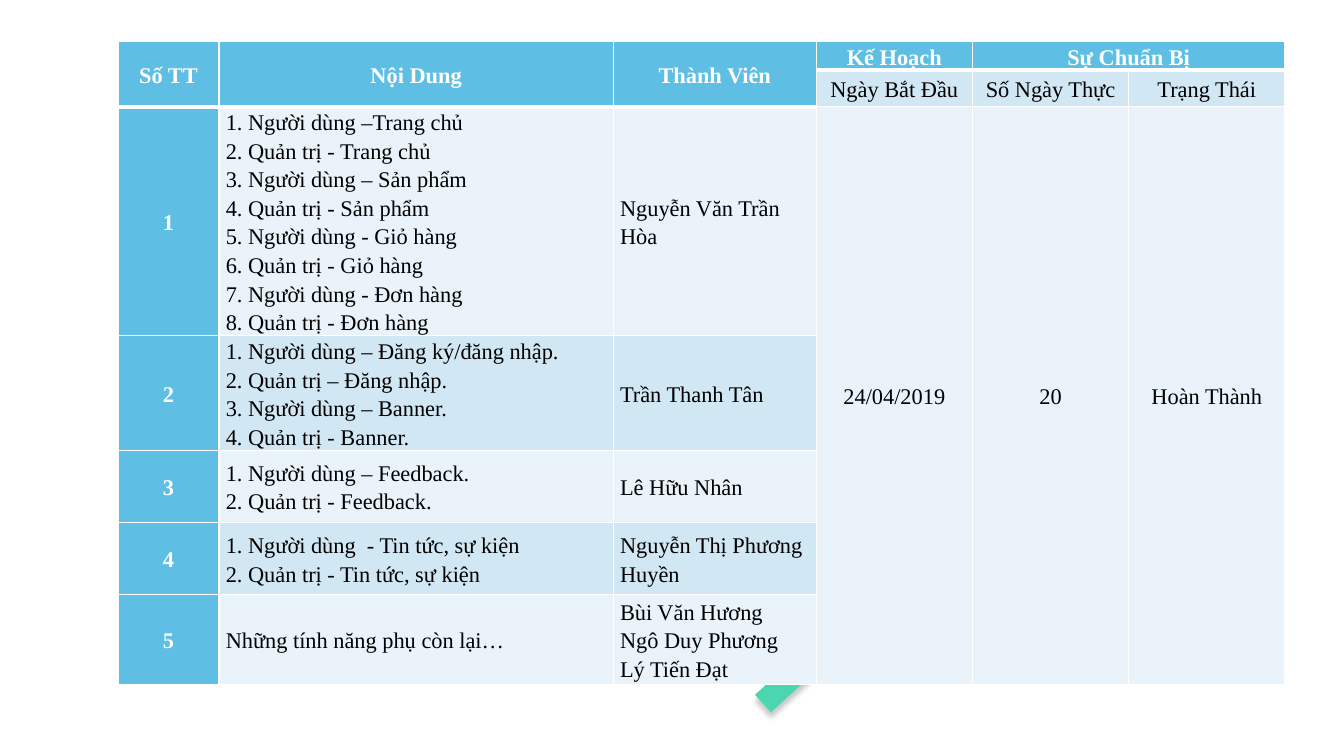
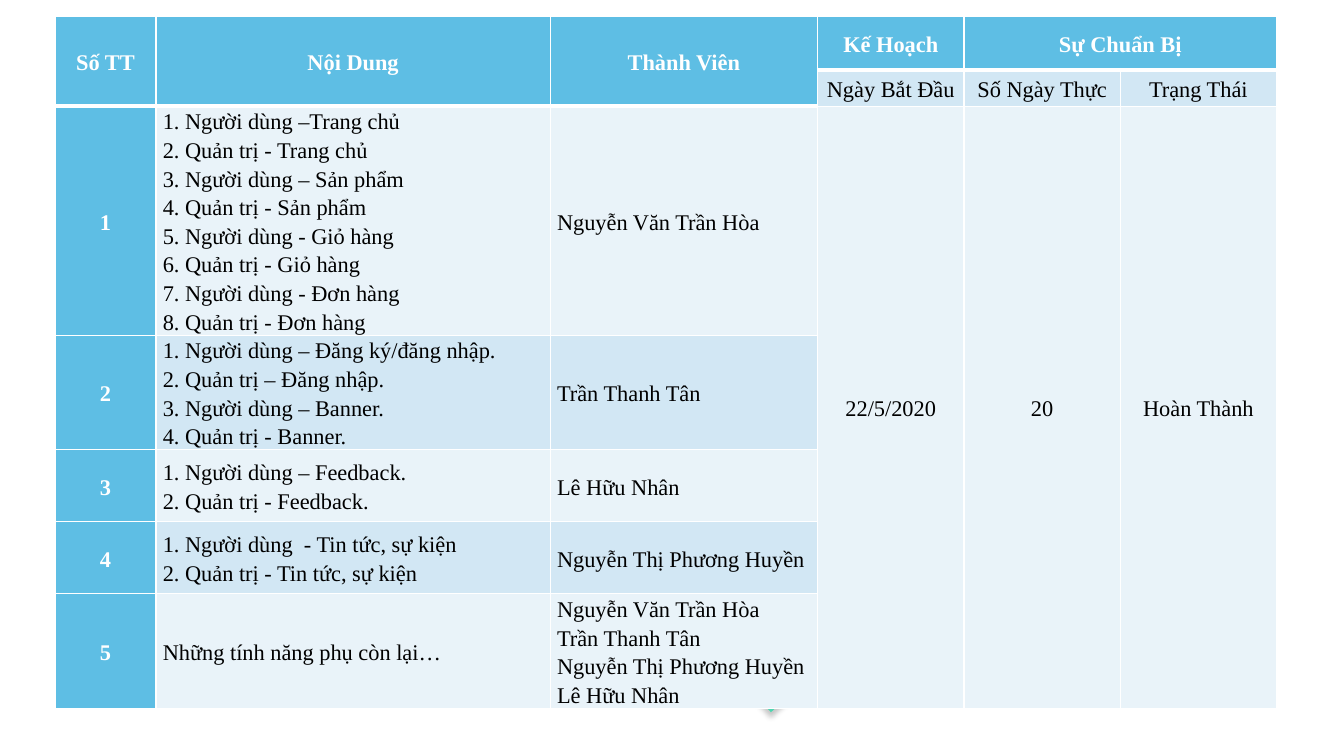
Before and after one commit to warlikearcher/TechMedia_T11907M0, a slide deck: slide 10 of Tài liệu thiết kế - hướng dẫn cài đặt/TechMedia.pptx. Drawn at 1344x756 pixels with LibreOffice and Linux fonts; fonts in the diff are those of the drawing. Boxes give left, top, right and bottom in pixels: in the first picture for what was removed or moved away, otherwise in the second. Text is boxed around its words. In the diff, an @@ line names an element or a change of style, - is before the commit and + after.

```diff
--- a/Tài liệu thiết kế - hướng dẫn cài đặt/TechMedia.pptx
+++ b/Tài liệu thiết kế - hướng dẫn cài đặt/TechMedia.pptx
@@ table at (54, 17, 1275, 745) @@
-row 3, column 4: 24/04/2019
+row 3, column 4: 22/5/2020
-row 7, column 3: Bùi Văn Hương / Ngô Duy Phương / Lý Tiến Đạt
+row 7, column 3: Nguyễn Văn Trần Hòa / Trần Thanh Tân / Nguyễn Thị Phương Huyền / Lê Hữu Nhân
@@ table: place and size @@
-table at (118, 41, 1285, 707)
+table at (54, 17, 1275, 745)
```
